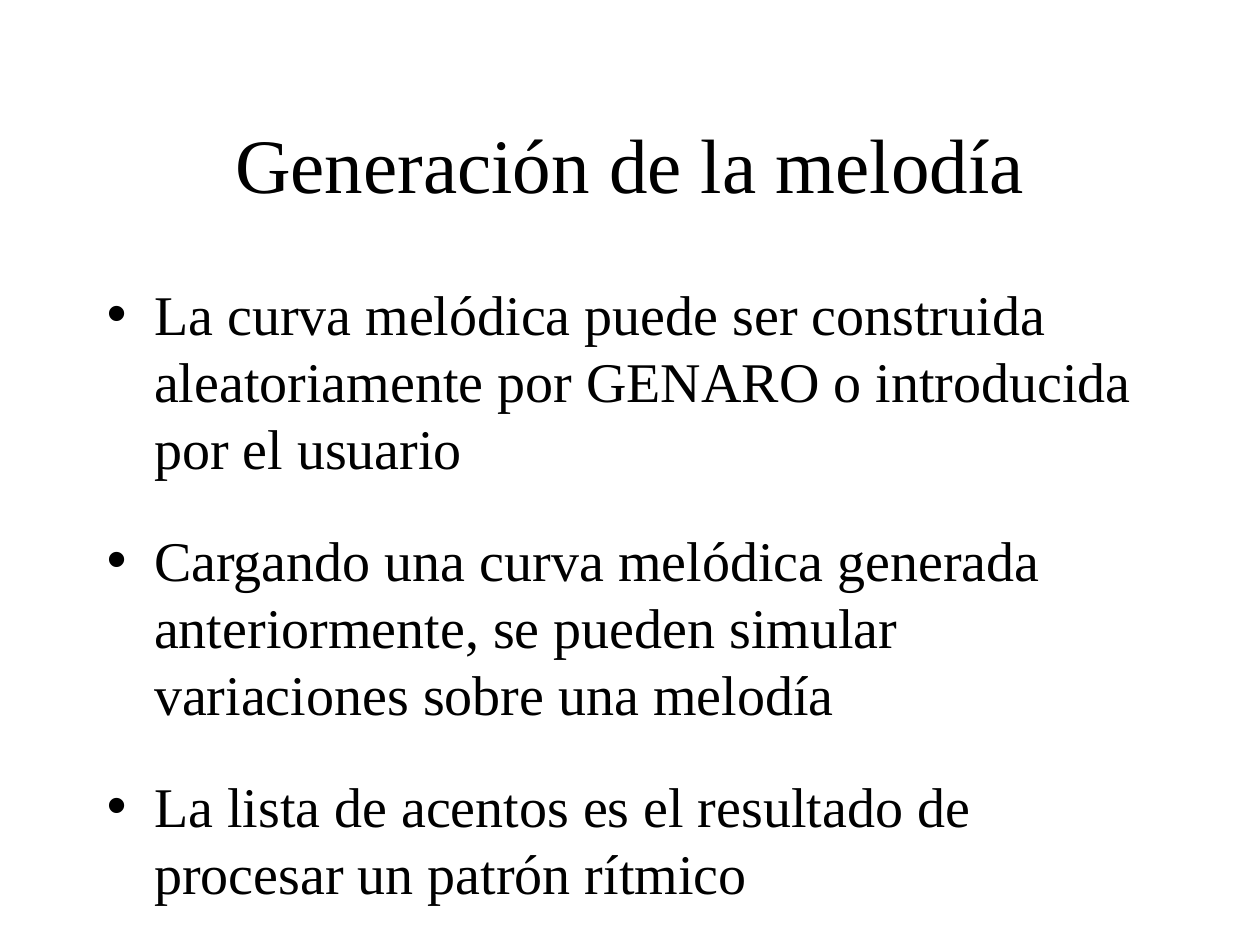
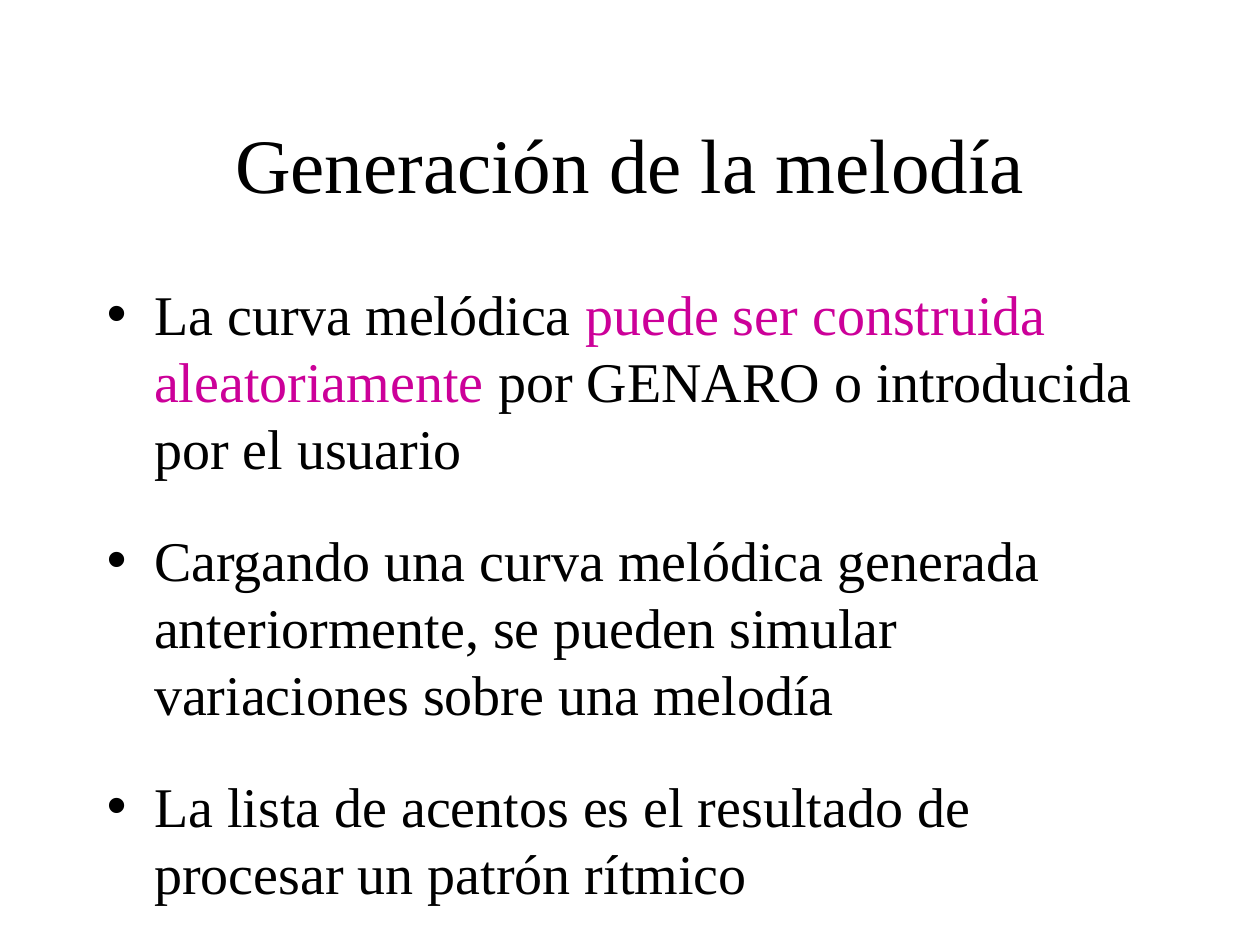
Before and after one commit to BackupTheBerlios/genaro, a slide deck: slide 29 of Documentos/MemoriaSSII/presentacion_proyecto.ppt. Drawn at 1260x945 pixels with LibreOffice and Linux fonts; fonts in the diff are those of the drawing; background and template pictures are left out. Boxes give left, top, right and bottom in pixels: in the first picture for what was removed or moved away, otherwise in the second. Text is boxed around its words. In the diff, an @@ line names an element or a change of style, - is before the commit and + after.

```diff
--- a/Documentos/MemoriaSSII/presentacion_proyecto.ppt
+++ b/Documentos/MemoriaSSII/presentacion_proyecto.ppt
@@ text at box(154, 296, 1131, 480): text colour #000000 to #CC0099 in "puede ser construida aleatoriamente" @@
```
Also in this commit, not shown: 14 other slides changed.
